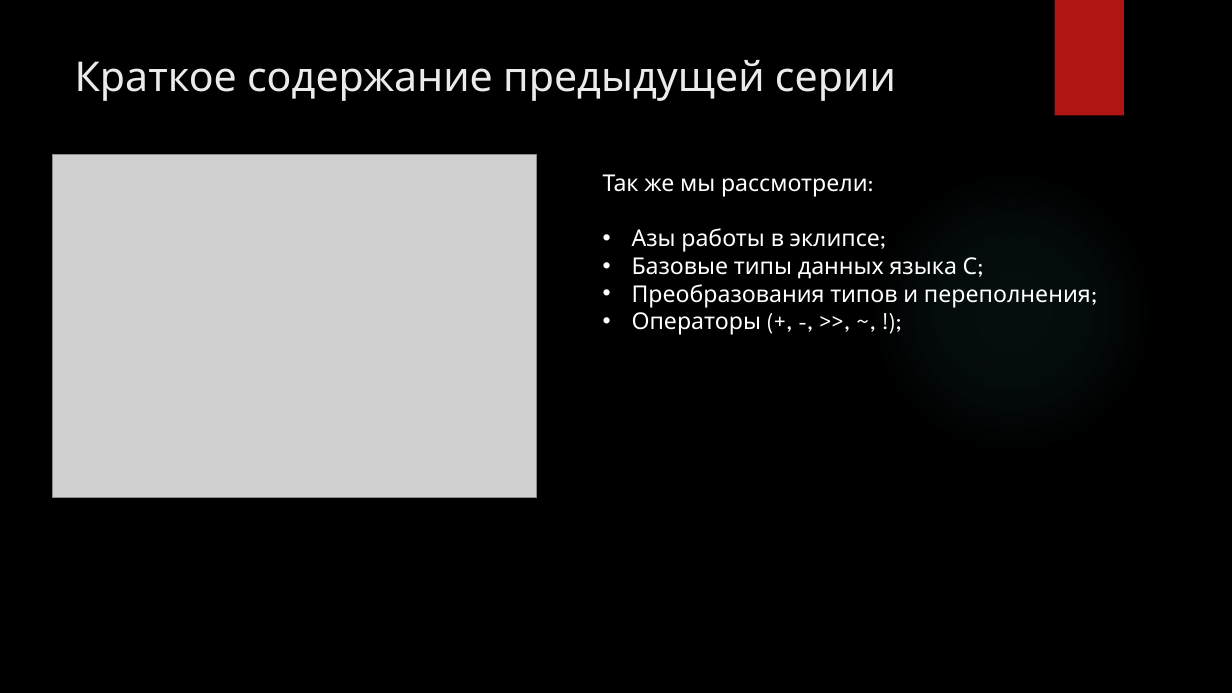
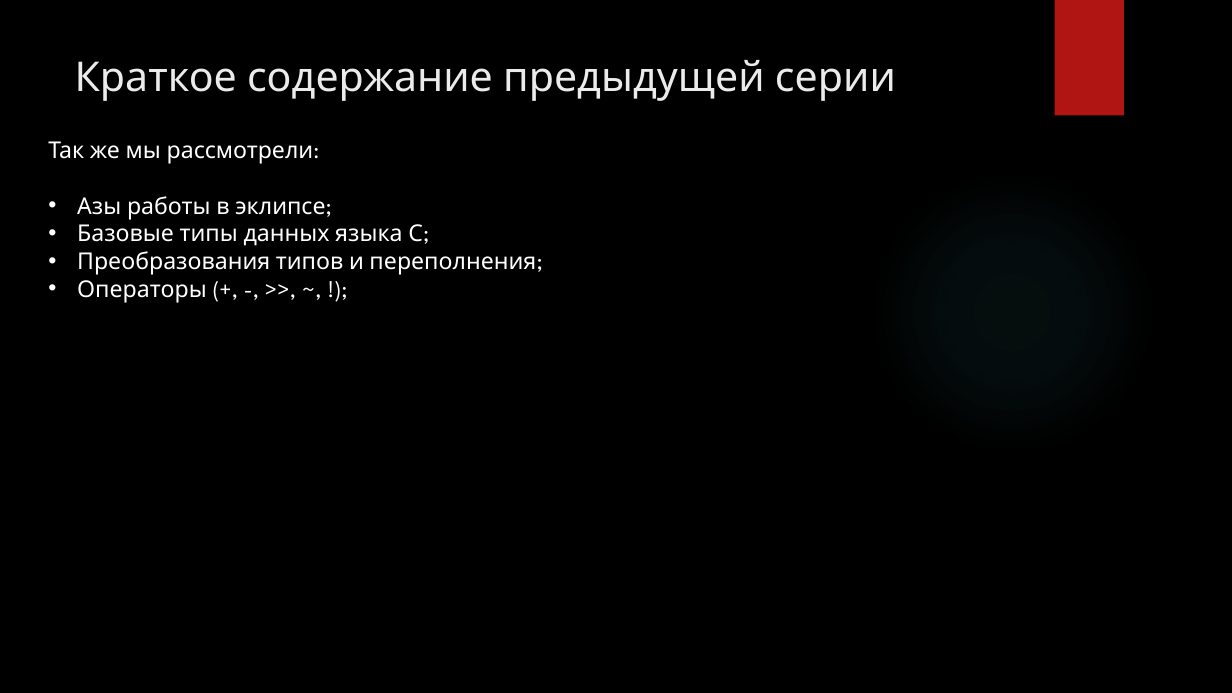
Before and after one commit to cansat-rsce/Organisation, a slide deck: slide 6 of лекции/Лекция2. Программирование на языке С (продолжение).pptx (slide 3 before the commit). Drawn at 1232x693 pixels with LibreOffice and Linux fonts; fonts in the diff are those of the drawing; grey boxes stand for pictures; background and template pictures are left out. Boxes give left, top, right and bottom in pixels: in the first picture for what was removed or moved away, otherwise in the second. Text is boxed around its words. In the diff, an @@ line names an element or a change of style, - is before the commit and + after.

```diff
--- a/лекции/Лекция2. Программирование на языке С (продолжение).pptx
+++ b/лекции/Лекция2. Программирование на языке С (продолжение).pptx
@@ text "Так же мы рассмотрели:": place and size @@
-text "Так же мы рассмотрели:" at [603, 174, 1098, 335]
+text "Так же мы рассмотрели:" at [48, 141, 543, 303]
@@ picture removed at [53, 154, 537, 497] @@
```
Also in this commit, not shown: 6 other slides changed, 13 slides added, 20 slides removed, 2 other files.
